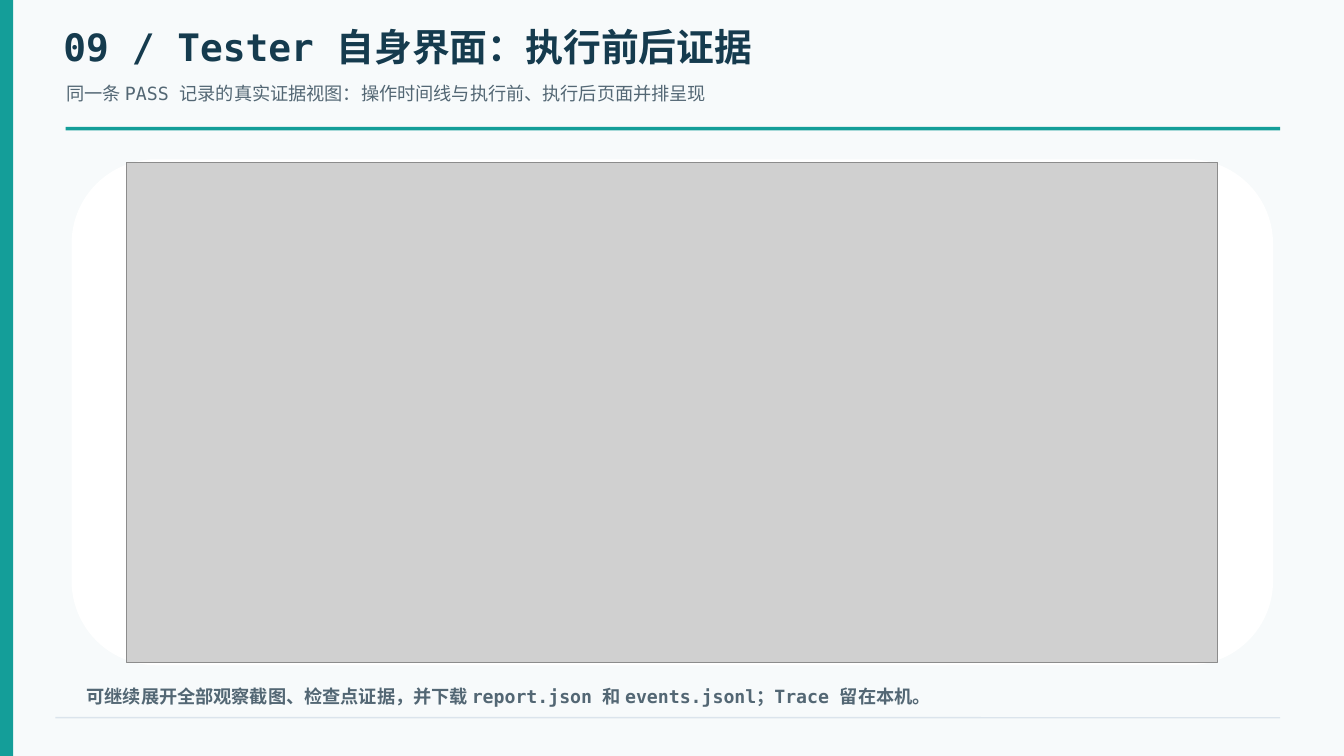
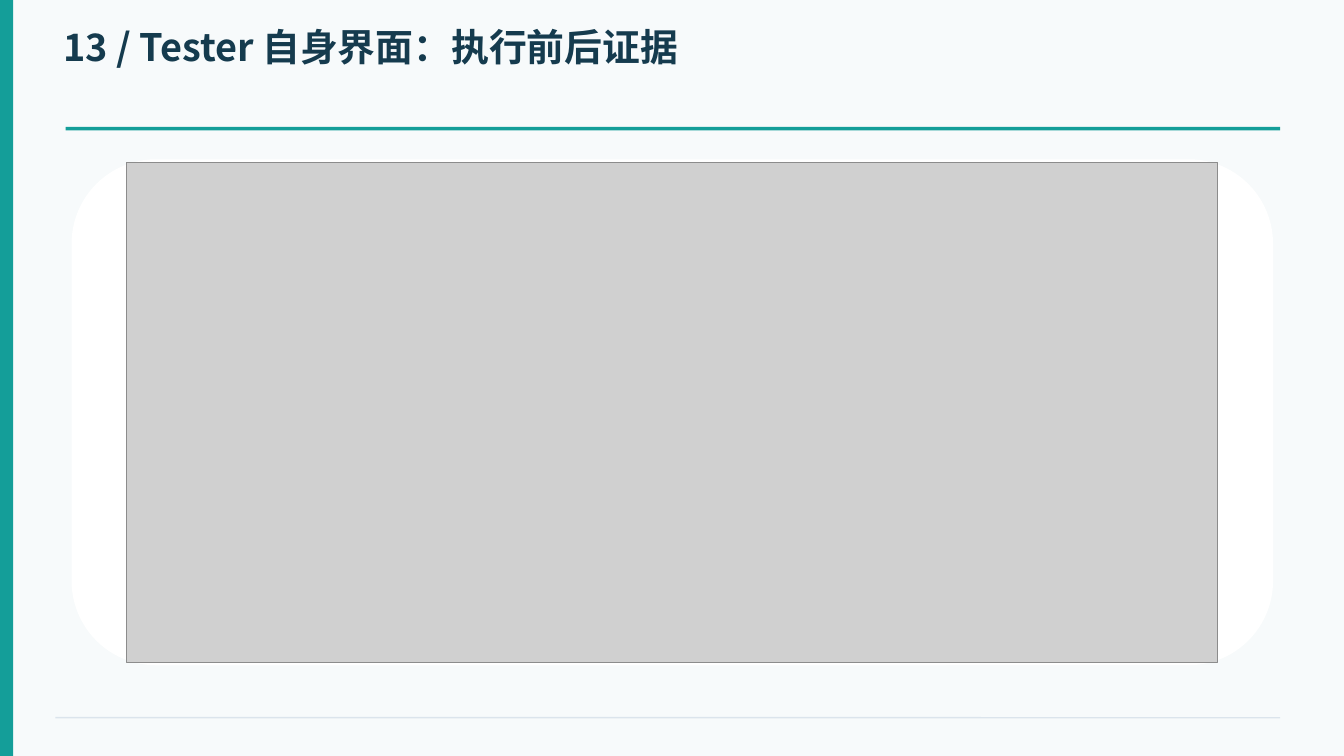
Before and after one commit to LockiYu/WebAppTester, a slide deck: slide 14 of 2-张诗豪组-中期汇报.pptx (slide 10 before the commit). Drawn at 1344x756 pixels with LibreOffice and Linux fonts; fonts in the diff are those of the drawing; grey boxes stand for pictures. Boxes give left, top, right and bottom in pixels: in the first picture for what was removed or moved away, otherwise in the second. Text is boxed around its words. In the diff, an @@ line names an element or a change of style, - is before the commit and + after.

```diff
--- a/2-张诗豪组-中期汇报.pptx
+++ b/2-张诗豪组-中期汇报.pptx
@@ text at <box>63,29,678,65</box>: text changed; font DejaVu Sans Mono to Noto Sans CJK SC @@
-09 / Tester 自身界面：执行前后证据
+13 / Tester 自身界面：执行前后证据
@@ text removed at <box>66,84,706,102</box> @@
-同一条 PASS 记录的真实证据视图：操作时间线与执行前、执行后页面并排呈现
@@ text removed at <box>87,687,931,707</box> @@
-可继续展开全部观察截图、检查点证据，并下载 report.json 和 events.jsonl；Trace 留在本机。
```
Also in this commit, not shown: 16 other slides changed, 3 slides added, 1 slide removed.
